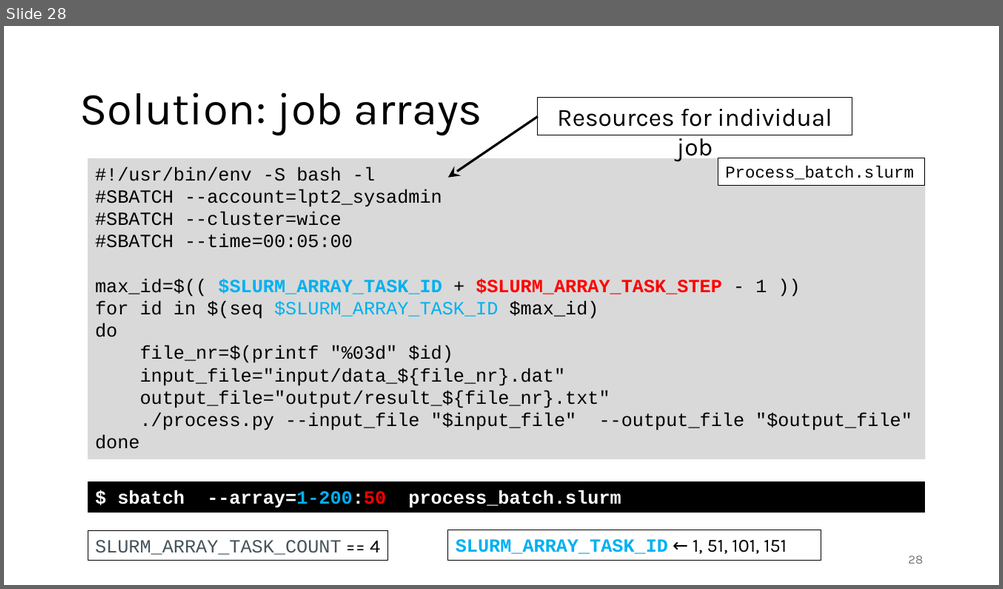
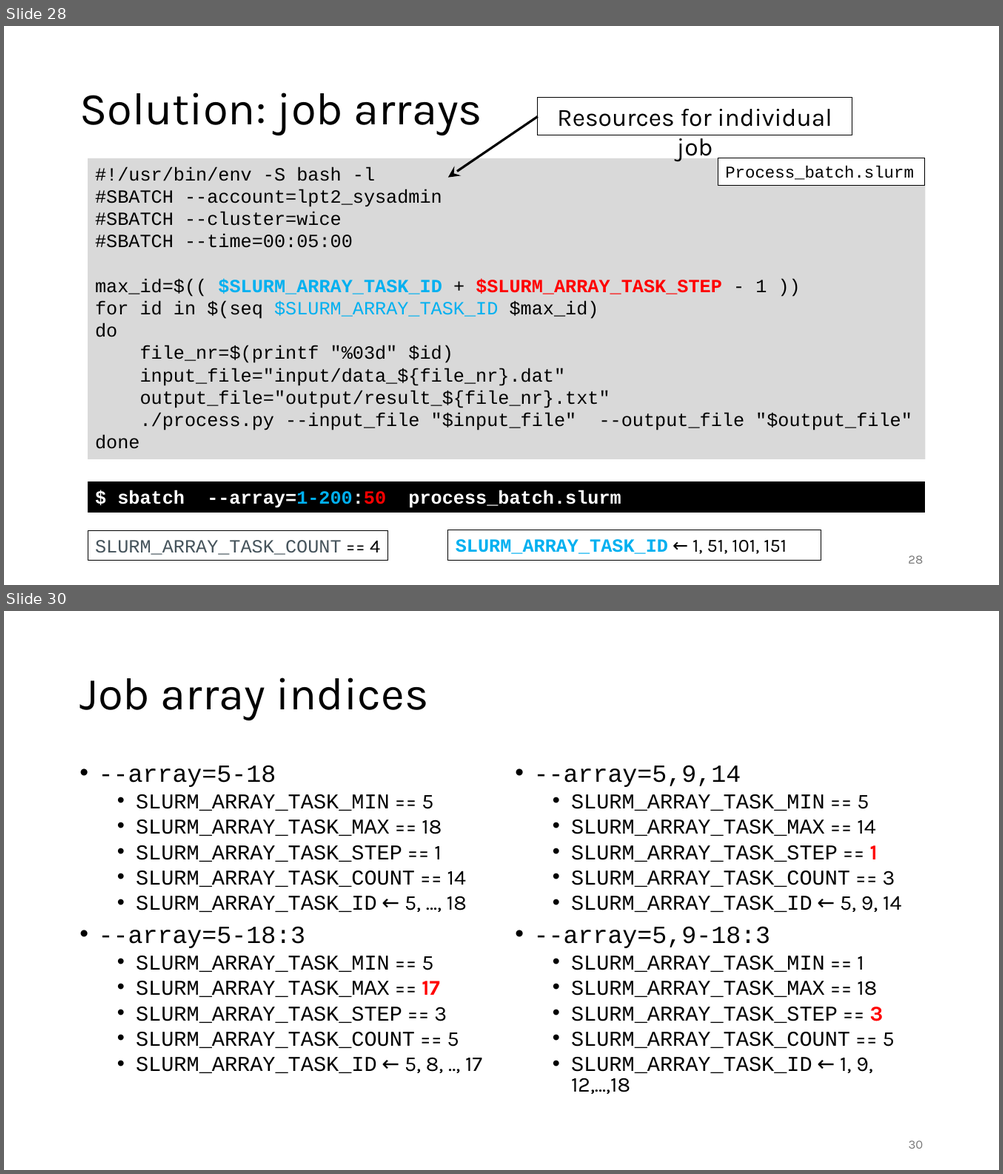
Before and after one commit to gjbex/Workflows-for-HPC, a slide deck: workflow_for_HPC.pptx. Shown one above the other, each under a label of ours: slide 28 before the commit, slides 28 and 30 after it; the slides between them are not shown. The pictures are 1003x589 and 1003x1174 pixels, drawn with LibreOffice and Linux fonts; fonts in the diff are those of the drawing. Boxes give left, top, right and bottom in pixels: in the first picture for what was removed or moved away, otherwise in the second. Text is boxed around its words. In the diff, an @@ line names an element or a change of style, - is before the commit and + after.

Commit message:
Add slide on maximum job array size

```diff
--- a/workflow_for_HPC.pptx
+++ b/workflow_for_HPC.pptx
@@ slide 30 added at (x1=4, y1=611, x2=999, y2=1170), background #FFFFFF @@
@@ title added at (x1=79, y1=678, x2=428, y2=721), 44 pt, text #000000 @@
+Job array indices
@@ text added at (x1=99, y1=765, x2=482, y2=1073), 20.4 pt, text #000000 @@
+• --array=5-18
+  • SLURM_ARRAY_TASK_MIN == 5
+  • SLURM_ARRAY_TASK_MAX == 18
+  • SLURM_ARRAY_TASK_STEP == 1
+  • SLURM_ARRAY_TASK_COUNT == 14
+  • SLURM_ARRAY_TASK_ID ← 5, ..., 18
+• --array=5-18:3
+  • SLURM_ARRAY_TASK_MIN == 5
+  • SLURM_ARRAY_TASK_MAX == 17
+  • SLURM_ARRAY_TASK_STEP == 3
+  • SLURM_ARRAY_TASK_COUNT == 5
+  • SLURM_ARRAY_TASK_ID ← 5, 8, .., 17
@@ text added at (x1=534, y1=765, x2=901, y2=1094), 20.4 pt, text #000000 @@
+• --array=5,9,14
+  • SLURM_ARRAY_TASK_MIN == 5
+  • SLURM_ARRAY_TASK_MAX == 14
+  • SLURM_ARRAY_TASK_STEP == 1
+  • SLURM_ARRAY_TASK_COUNT == 3
+  • SLURM_ARRAY_TASK_ID ← 5, 9, 14
+• --array=5,9-18:3
+  • SLURM_ARRAY_TASK_MIN == 1
+  • SLURM_ARRAY_TASK_MAX == 18
+  • SLURM_ARRAY_TASK_STEP == 3
+  • SLURM_ARRAY_TASK_COUNT == 5
+  • SLURM_ARRAY_TASK_ID ← 1, 9, 12,...,18
@@ page number added at (x1=908, y1=1141, x2=923, y2=1149), 12 pt, text #797979 @@
+30
```
Also in this commit, not shown: 2 other slides added.
